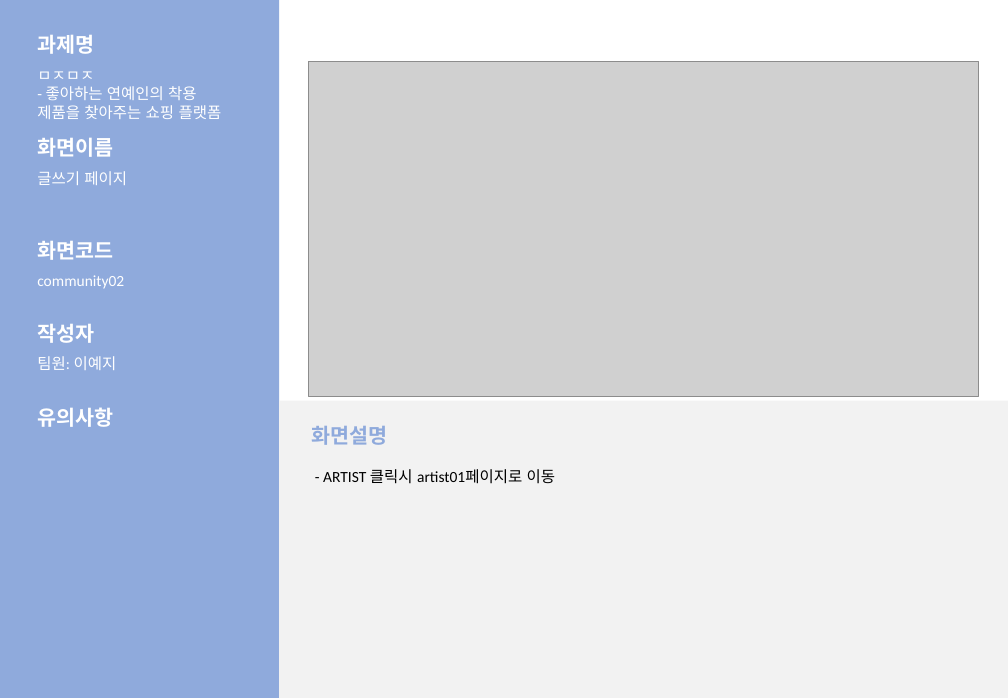
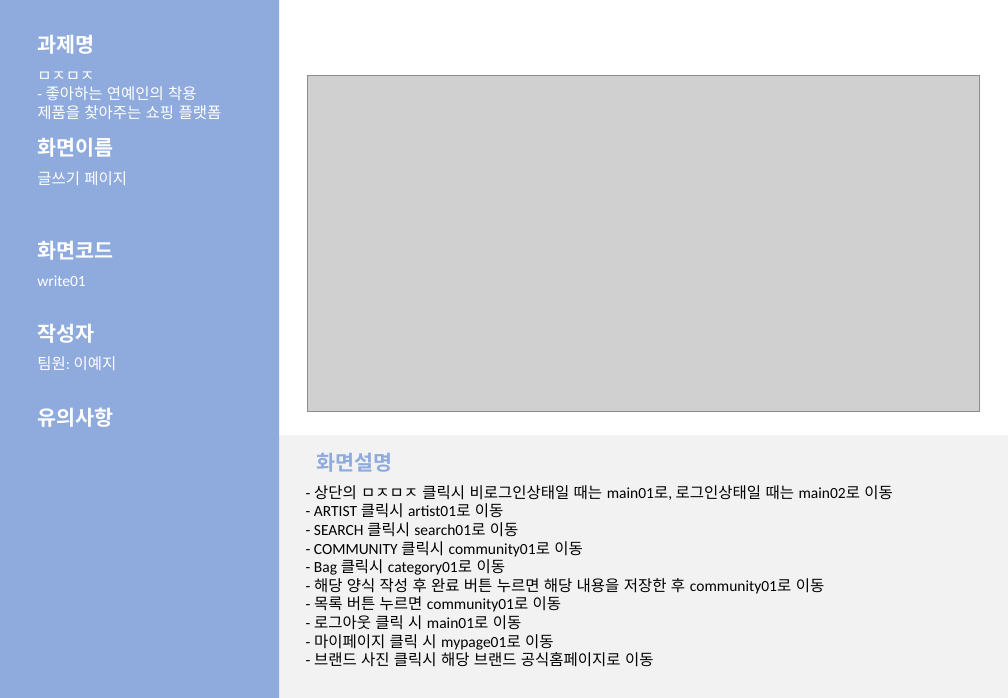
Before and after one commit to LeticiaKang/Project_Idol-Fandom-WebPlaform, a slide deck: slide 13 of 산출문서/화면설계서/화면설계서_서식(1조. HappyVirus).pptx. Drawn at 1008x698 pixels with LibreOffice and Linux fonts; fonts in the diff are those of the drawing; grey boxes stand for pictures. Boxes give left, top, right and bottom in pixels: in the first picture for what was removed or moved away, otherwise in the second. Text is boxed around its words. In the diff, an @@ line names an element or a change of style, - is before the commit and + after.

Commit message:
화면설계서
- 완성

```diff
--- a/산출문서/화면설계서/화면설계서_서식(1조. HappyVirus).pptx
+++ b/산출문서/화면설계서/화면설계서_서식(1조. HappyVirus).pptx
@@ picture: place and size @@
-picture at (308,61,978,396)
+picture at (307,75,980,411)
@@ text at (37,275,85,286): text changed @@
-community02
+write01
@@ rectangle "- 상단의 ㅁㅈㅁㅈ 클릭시 비로그인상태일 ...": place and size @@
-rectangle "- 상단의 ㅁㅈㅁㅈ 클릭시 비로그인상태일 ..." at (279,400,1008,698)
+rectangle "- 상단의 ㅁㅈㅁㅈ 클릭시 비로그인상태일 ..." at (279,436,1008,698)
@@ text "화면설명": place and size @@
-text "화면설명" at (311,426,387,445)
+text "화면설명" at (316,453,392,472)
@@ text removed at (323,469,555,484) @@
-- ARTIST 클릭시 artist01페이지로 이동
@@ text in rectangle at (314,485,892,667): text added @@
+- 상단의 ㅁㅈㅁㅈ 클릭시 비로그인상태일 때는 main01로, 로그인상태일 때는 main02로 이동
+- ARTIST 클릭시 artist01로 이동
+- SEARCH 클릭시 search01로 이동
+- COMMUNITY 클릭시 community01로 이동
+- Bag 클릭시 category01로 이동
+- 해당 양식 작성 후 완료 버튼 누르면 해당 내용을 저장한 후 community01로 이동
+- 목록 버튼 누르면 community01로 이동
+- 로그아웃 클릭 시 main01로 이동
+- 마이페이지 클릭 시 mypage01로 이동
+- 브랜드 사진 클릭시 해당 브랜드 공식홈페이지로 이동
```
Also in this commit, not shown: 13 other slides changed.
